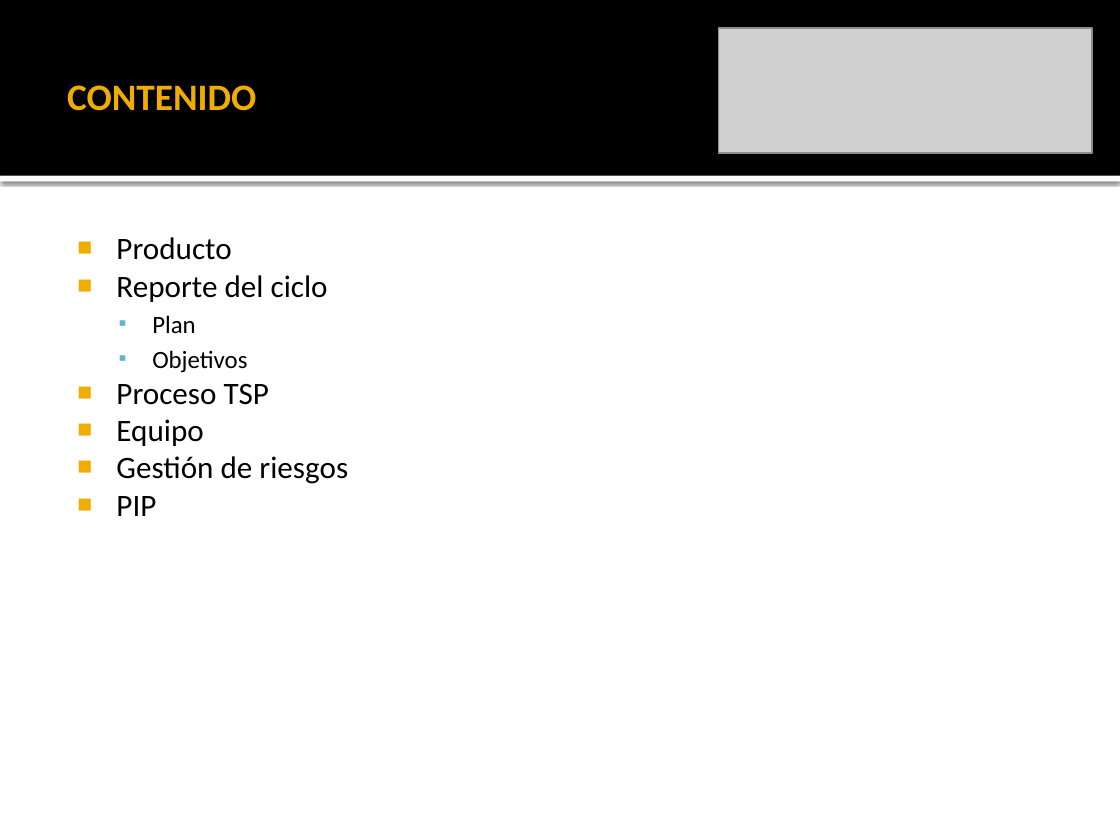
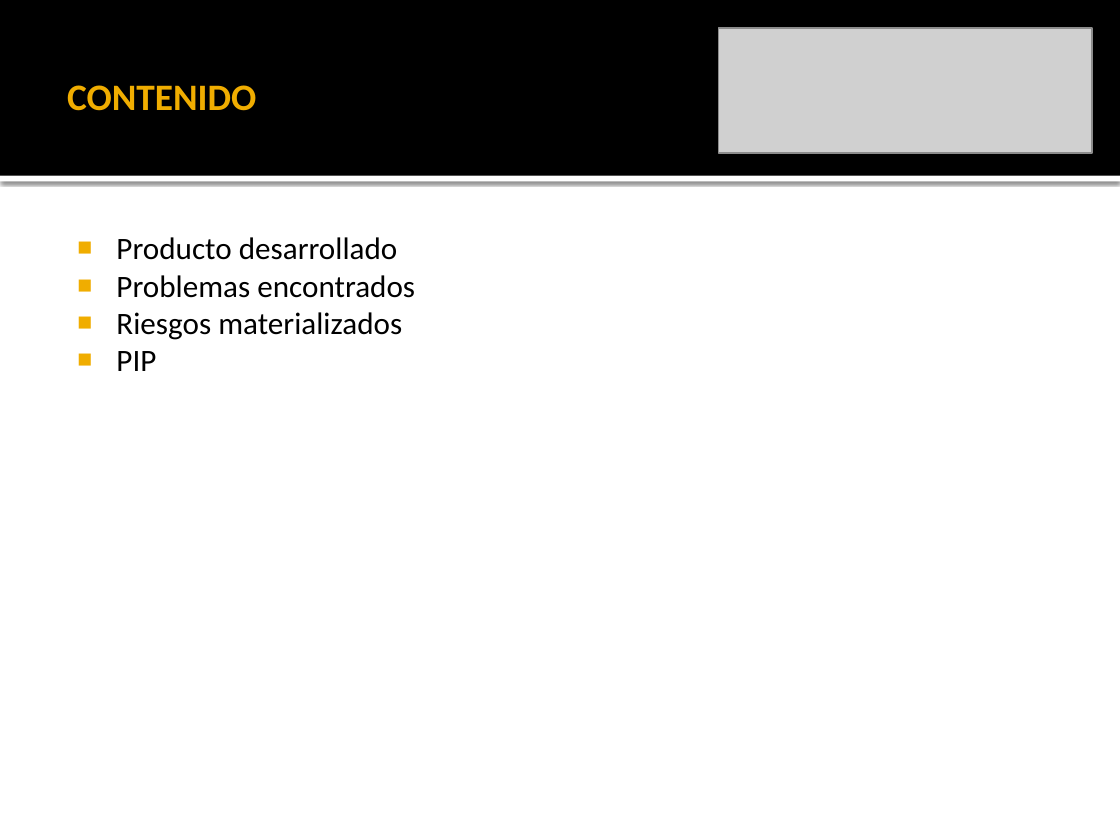
Before and after one commit to leseroth/ingenium-managment, a slide deck: slide 2 of CSOF5104 Mejoramiento de Procesos de Software/0806PostmortemProyectoECOS.pptx. Drawn at 1120x840 pixels with LibreOffice and Linux fonts; fonts in the diff are those of the drawing; grey boxes stand for pictures. Boxes give left, top, right and bottom in pixels: in the first picture for what was removed or moved away, otherwise in the second. Text is boxed around its words. In the diff, an @@ line names an element or a change of style, - is before the commit and + after.

```diff
--- a/CSOF5104 Mejoramiento de Procesos de Software/0806PostmortemProyectoECOS.pptx
+++ b/CSOF5104 Mejoramiento de Procesos de Software/0806PostmortemProyectoECOS.pptx
@@ text at [116, 237, 415, 340]: text changed @@
-■ Producto
-■ Reporte del ciclo
-  ▪ Plan
-  ▪ Objetivos
-■ Proceso TSP
-■ Equipo
-■ Gestión de riesgos
+■ Producto desarrollado
+■ Problemas encontrados
+■ Riesgos materializados
```
Also in this commit, not shown: 1 other slide changed, 3 slides added, 5 slides removed.
